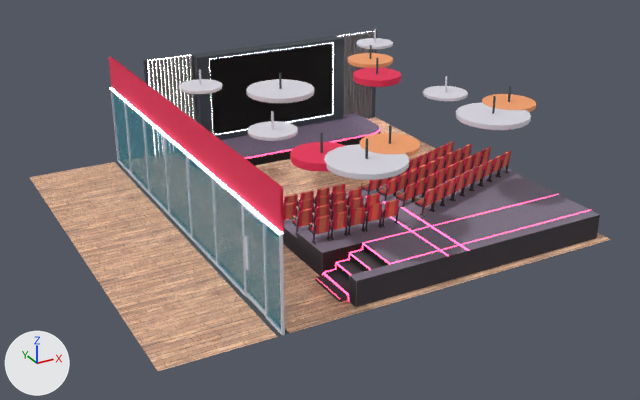
Two versions of the glTF model CommunityVenue/models/TeachingCommunityInteriorTeachingRoom01.glb, one commit apart.
Both versions are drawn from a 50 mm camera at (19.0, -21.3, 23.4) aimed at (36.5, 10.5, 7.5). Lighting does not change. The marker at lower left points along +X, +Y and +Z. Objects named as collision shapes, trigger or cutter boxes, shadow casters or lower levels of detail are left out. Where no turn or scale is listed for an object, it has been applied to the vertices.

The scene before the commit, as lines of its bpy script (objects in view):
```python
me_mesh_338 = bpy.data.meshes.new('Mesh.338')
me_mesh_338.from_pydata(...)  # 32 vertices, 44 faces; spans x 30.5..30.62, y 3.63..5.35, z 6.81..10.67
# faces by material slot: [36, 8]
me_mesh_338.materials.append(mat_tcv_colour_mat)
me_mesh_338.materials.append(mat_liveteach_glass)  # cyan #3694a7
me_mesh_341 = bpy.data.meshes.new('Mesh.341')
me_mesh_341.from_pydata(...)  # 16 vertices, 18 faces; spans x 26.0..46.0, y 2.3..21.3, z 6.8
# faces by material slot: [12, 6]
me_mesh_341.materials.append(mat_tcv_woodfloor_mat)
me_mesh_341.materials.append(mat_tcv_colour_mat)
me_mesh_343 = bpy.data.meshes.new('Mesh.343')
me_mesh_343.from_pydata(...)  # 124 vertices, 210 faces; spans x 30.4..30.6, y 2.3..21.3, z 6.8..12.3
# faces by material slot: [204, 6]
me_mesh_343.materials.append(mat_tcv_colour_mat)
me_mesh_343.materials.append(mat_tcv_neon_mat)
ob_tcv_teachingroomdoor = bpy.data.objects.new('TCV_TeachingRoomDoor', me_mesh_338)
ob_tcv_teachingroomdoor.location = (0.0, 0.0, 0.0)
ob_tcv_teachingroomfloor = bpy.data.objects.new('TCV_TeachingRoomFloor', me_mesh_341)
ob_tcv_teachingroomfloor.location = (0.0, 0.0, 0.0)
ob_tcv_teachingroomwindowframes = bpy.data.objects.new('TCV_TeachingRoomWindowFrames', me_mesh_343)
ob_tcv_teachingroomwindowframes.location = (0.0, 0.0, 0.0)
# also in view: 'TCV_TeachingRoom.001' at (39.0, 14.1, 12.1); 'TCV_TeachingRoomGlass' at (30.5, 11.8, 8.8); 'TCV_TeachingRoomScreen' at (39.1, 20.9, 9.4); 'TCV_ExampleTeachingRoomChairsStage1' at (39.5, 8.5, 7.4); 'TCV_TeachingRoomRoofDetail' at (38.9, 10.1, 12.1)
```
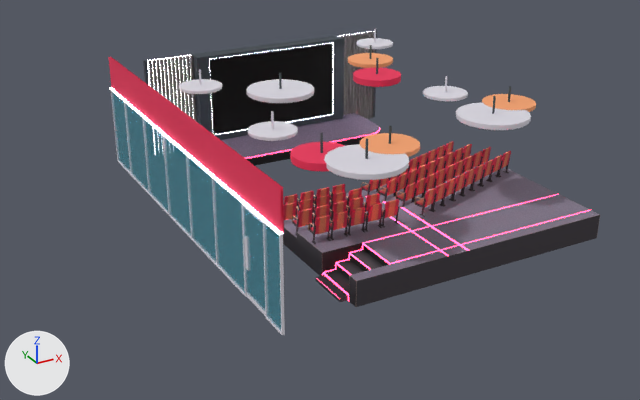
The change, as a list of edits to the scene's bpy script:
```text
Remove ob_tcv_teachingroomfloor:
    ob_tcv_teachingroomfloor = bpy.data.objects.new('TCV_TeachingRoomFloor', me_mesh_341)
    ob_tcv_teachingroomfloor.location = (0.0, 0.0, 0.0)
```

Pixel boxes [x1, y1, x2, y2] of what changed, in the pictures (640 x 400 px):
'TCV_TeachingRoomFloor', deleted
    before: [29, 117, 611, 371]
    faces in mat_tcv_woodfloor_mat: [29, 117, 611, 371]
    faces in mat_tcv_colour_mat: [115, 161, 289, 337]
